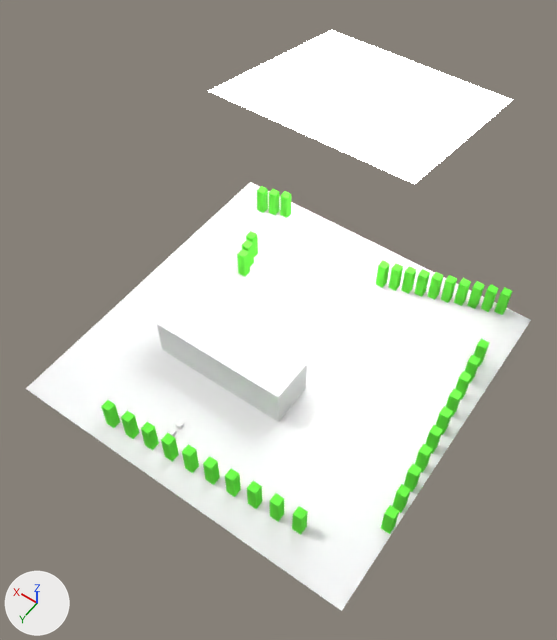
Two versions of the Blender file Projekt/04-Shots/kameraflugWeltSzene1.blend, one commit apart.
One viewpoint serves both versions: a 50 mm lens placed at (-11.2, 16.4, 27.8), pointed at (-0.2, 0.9, 3.5). Lighting does not change. The marker at lower left points along +X, +Y and +Z.

The older version as bpy lines, for what is in view:
```python
ob_berg = bpy.data.objects.new('Berg', me_cube)
ob_berg.location = (1.437, 2.055, 0.885)
ob_berg.scale = (3.17, 1.0, 1.0)
ob_cube_001 = bpy.data.objects.new('Cube.001', me_cube_002)
ob_cube_001.location = (-5.037, 6.328, 0.642)
ob_cube_001.scale = (0.196, 0.196, 0.707)
ob_cube_002 = bpy.data.objects.new('Cube.002', me_cube_003)
ob_cube_002.location = (-7.026, -4.451, 0.642)
ob_cube_002.rotation_euler = (0.0, 0.0, 1.571)  # degrees (0, 0, 90)
ob_cube_002.scale = (0.196, 0.196, 0.707)
ob_cube_003 = bpy.data.objects.new('Cube.003', me_cube_004)
ob_cube_003.location = (5.052, -7.078, 0.642)
ob_cube_003.scale = (0.196, 0.196, 0.707)
ob_cube_004 = bpy.data.objects.new('Cube.004', me_cube_005)
ob_cube_004.location = (4.781, -3.867, 0.642)
ob_cube_004.rotation_euler = (0.0, 0.0, 1.571)  # degrees (0, 0, 90)
ob_cube_004.scale = (0.196, 0.196, 0.707)
ob_cube_005 = bpy.data.objects.new('Cube.005', me_cube_006)
ob_cube_005.location = (1.467, 6.035, 0.116)
ob_cube_005.scale = (-0.12, -0.12, -0.12)
ob_cube_006 = bpy.data.objects.new('Cube.006', me_cube_007)
ob_cube_006.location = (1.467, 5.577, 0.116)
ob_cube_006.scale = (-0.12, -0.12, -0.12)
ob_plane_001 = bpy.data.objects.new('Plane.001', me_plane_001)
ob_plane_001.location = (0.0, 0.0, 0.0)
ob_plane_001.scale = (7.99, 7.99, 7.99)
ob_weltdummy_001 = bpy.data.objects.new('weltDummy.001', None)
ob_weltdummy_001.location = (0.0, 0.0, 0.0)
# also in view: 'Plane' at (0.5, -5.9, 9.7)
```
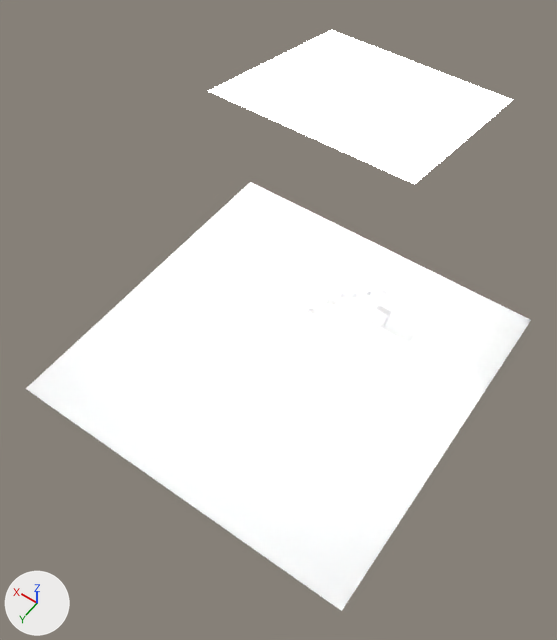
Commit message: Neue Welt in die ersten Szene (Kameraüberflug) gelinkt

Where the change shows, as pixel boxes [x1, y1, x2, y2] in the pictures (557 x 640 px):
'weltDummy.001', reshaped, surface changed
    both: [26, 182, 531, 611]

Edits to the bpy script that builds the scene:
```text
Add col_szene_1_1:
    col_szene_1_1 = bpy.data.collections.new('szene-1-1')
    col_szene_1_1.objects.link(ob_char)
    col_szene_1_1.objects.link(ob_mini)
    col_szene_1_1.objects.link(ob_birkenwald_mit_bueschen_003)
    col_szene_1_1.objects.link(ob_birkenwald_mit_bueschen_002)
    col_szene_1_1.objects.link(ob_birkenwald_mit_bueschen_001)
    col_szene_1_1.objects.link(ob_birkenwald_mit_bueschen)
    col_szene_1_1.objects.link(ob_haus)
    col_szene_1_1.objects.link(ob_holzboot)
    col_szene_1_1.objects.link(ob_see)
    col_szene_1_1.objects.link(ob_berch)
    col_szene_1_1.objects.link(ob_map)
    col_szene_1_1.objects.link(ob_strecke)
    col_szene_1_1.objects.link(ob_beziercurve)
Add col_see:
    col_see = bpy.data.collections.new('see')
Add col_birkenwald_mit_bueschen:
    col_birkenwald_mit_bueschen = bpy.data.collections.new('birkenwald-mit-bueschen')
Add col_strecke:
    col_strecke = bpy.data.collections.new('strecke')
Add col_berch:
    col_berch = bpy.data.collections.new('berch')
Add col_char:
    col_char = bpy.data.collections.new('char')
Add col_mini:
    col_mini = bpy.data.collections.new('mini')
Add col_haus:
    col_haus = bpy.data.collections.new('haus')
Add col_holzboot:
    col_holzboot = bpy.data.collections.new('holzboot')
Change ob_weltdummy_001:
    ob_weltdummy_001.instance_collection: col_weltdummy_001 -> col_szene_1_1
Remove ob_berg:
    ob_berg = bpy.data.objects.new('Berg', me_cube)
Remove ob_plane_001:
    ob_plane_001 = bpy.data.objects.new('Plane.001', me_plane_001)
Remove ob_cube_006:
    ob_cube_006 = bpy.data.objects.new('Cube.006', me_cube_007)
Remove ob_cube_005:
    ob_cube_005 = bpy.data.objects.new('Cube.005', me_cube_006)
Remove ob_cube_004:
    ob_cube_004 = bpy.data.objects.new('Cube.004', me_cube_005)
Remove ob_cube_003:
    ob_cube_003 = bpy.data.objects.new('Cube.003', me_cube_004)
Remove ob_cube_002:
    ob_cube_002 = bpy.data.objects.new('Cube.002', me_cube_003)
Remove ob_cube_001:
    ob_cube_001 = bpy.data.objects.new('Cube.001', me_cube_002)
Remove ob_cube:
    ob_cube = bpy.data.objects.new('Cube', me_cube_001)
Add ob_see:
    ob_see = bpy.data.objects.new('see', None)
    ob_see.location = (-1.012, -4.03, -0.0744)
    ob_see.scale = (0.587, 0.379, 0.379)
    ob_see.instance_type = 'COLLECTION'
    ob_see.instance_collection = col_see
Add ob_birkenwald_mit_bueschen:
    ob_birkenwald_mit_bueschen = bpy.data.objects.new('birkenwald-mit-bueschen', None)
    ob_birkenwald_mit_bueschen.location = (-3.435, 3.524, 0.0289)
    ob_birkenwald_mit_bueschen.scale = (0.302, 0.302, 0.302)
    ob_birkenwald_mit_bueschen.instance_type = 'COLLECTION'
    ob_birkenwald_mit_bueschen.instance_collection = col_birkenwald_mit_bueschen
Add ob_birkenwald_mit_bueschen_003:
    ob_birkenwald_mit_bueschen_003 = bpy.data.objects.new('birkenwald-mit-bueschen.003', None)
    ob_birkenwald_mit_bueschen_003.location = (-6.072, -0.00977, 0.0289)
    ob_birkenwald_mit_bueschen_003.rotation_euler = (0.0, 0.0, -0.585)  # degrees (0, 0, -34)
    ob_birkenwald_mit_bueschen_003.scale = (0.302, 0.302, 0.302)
    ob_birkenwald_mit_bueschen_003.instance_type = 'COLLECTION'
    ob_birkenwald_mit_bueschen_003.instance_collection = col_birkenwald_mit_bueschen
Add ob_map:
    ob_map = bpy.data.objects.new('map', me_plane_001_1)  # 4494 vertices, 4339 faces; spans x -1.0..1.0, y -1.0..1.0, z -0.1..0.0; in mat_material_003 (its picture is missing)
    ob_map.location = (0.0, 0.0, 0.0)
    ob_map.scale = (7.99, 7.99, 7.99)
Add ob_birkenwald_mit_bueschen_001:
    ob_birkenwald_mit_bueschen_001 = bpy.data.objects.new('birkenwald-mit-bueschen.001', None)
    ob_birkenwald_mit_bueschen_001.location = (4.945, -2.166, 0.0289)
    ob_birkenwald_mit_bueschen_001.scale = (0.302, 0.302, 0.302)
    ob_birkenwald_mit_bueschen_001.instance_type = 'COLLECTION'
    ob_birkenwald_mit_bueschen_001.instance_collection = col_birkenwald_mit_bueschen
Add ob_strecke:
    ob_strecke = bpy.data.objects.new('strecke', None)
    ob_strecke.location = (0.0, 0.0, -11.22)
    ob_strecke.scale = (1.59, 1.59, 1.59)
    ob_strecke.instance_type = 'COLLECTION'
    ob_strecke.instance_collection = col_strecke
Add ob_berch:
    ob_berch = bpy.data.objects.new('berch', None)
    ob_berch.location = (1.59, 2.656, -0.0323)
    ob_berch.rotation_euler = (0.0, 0.0, 1.571)  # degrees (0, 0, 90)
    ob_berch.scale = (0.769, 0.991, 1.87)
    ob_berch.instance_type = 'COLLECTION'
    ob_berch.instance_collection = col_berch
Add ob_birkenwald_mit_bueschen_002:
    ob_birkenwald_mit_bueschen_002 = bpy.data.objects.new('birkenwald-mit-bueschen.002', None)
    ob_birkenwald_mit_bueschen_002.location = (-5.974, -6.636, 0.0289)
    ob_birkenwald_mit_bueschen_002.scale = (0.302, 0.302, 0.302)
    ob_birkenwald_mit_bueschen_002.instance_type = 'COLLECTION'
    ob_birkenwald_mit_bueschen_002.instance_collection = col_birkenwald_mit_bueschen
Add ob_char:
    ob_char = bpy.data.objects.new('char', None)
    ob_char.location = (0.547, 5.429, 0.0)
    ob_char.rotation_euler = (0.0, 0.0, 1.571)  # degrees (0, 0, 90)
    ob_char.scale = (0.0818, 0.0818, 0.0818)
    ob_char.instance_type = 'COLLECTION'
    ob_char.instance_collection = col_char
Add ob_mini:
    ob_mini = bpy.data.objects.new('mini', None)
    ob_mini.location = (0.225, 5.961, 0.172)
    ob_mini.rotation_euler = (0.0, 0.0, -1.571)  # degrees (0, 0, -90)
    ob_mini.scale = (0.0601, 0.0601, 0.0601)
    ob_mini.instance_type = 'COLLECTION'
    ob_mini.instance_collection = col_mini
Add ob_beziercurve:
    ob_beziercurve = bpy.data.objects.new('BezierCurve', None)
    ob_beziercurve.location = (0.0, 0.0, 0.0)
Add ob_haus:
    ob_haus = bpy.data.objects.new('haus', None)
    ob_haus.location = (-2.547, -0.271, 0.27)
    ob_haus.rotation_euler = (0.0, 0.0, -0.616)  # degrees (0, 0, -35)
    ob_haus.scale = (0.108, 0.108, 0.108)
    ob_haus.instance_type = 'COLLECTION'
    ob_haus.instance_collection = col_haus
Add ob_holzboot:
    ob_holzboot = bpy.data.objects.new('holzboot', None)
    ob_holzboot.location = (1.045, -1.664, -0.00762)
    ob_holzboot.rotation_euler = (0.235, 0.0, 0.0)  # degrees (13, 0, 0)
    ob_holzboot.scale = (0.0734, 0.0734, 0.0734)
    ob_holzboot.instance_type = 'COLLECTION'
    ob_holzboot.instance_collection = col_holzboot
```
